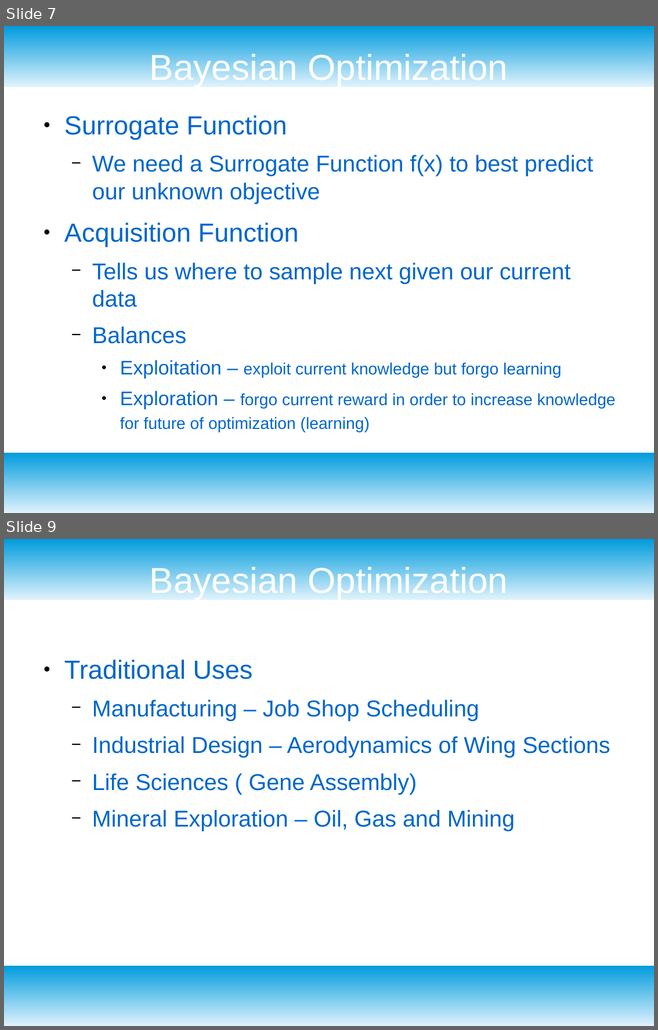
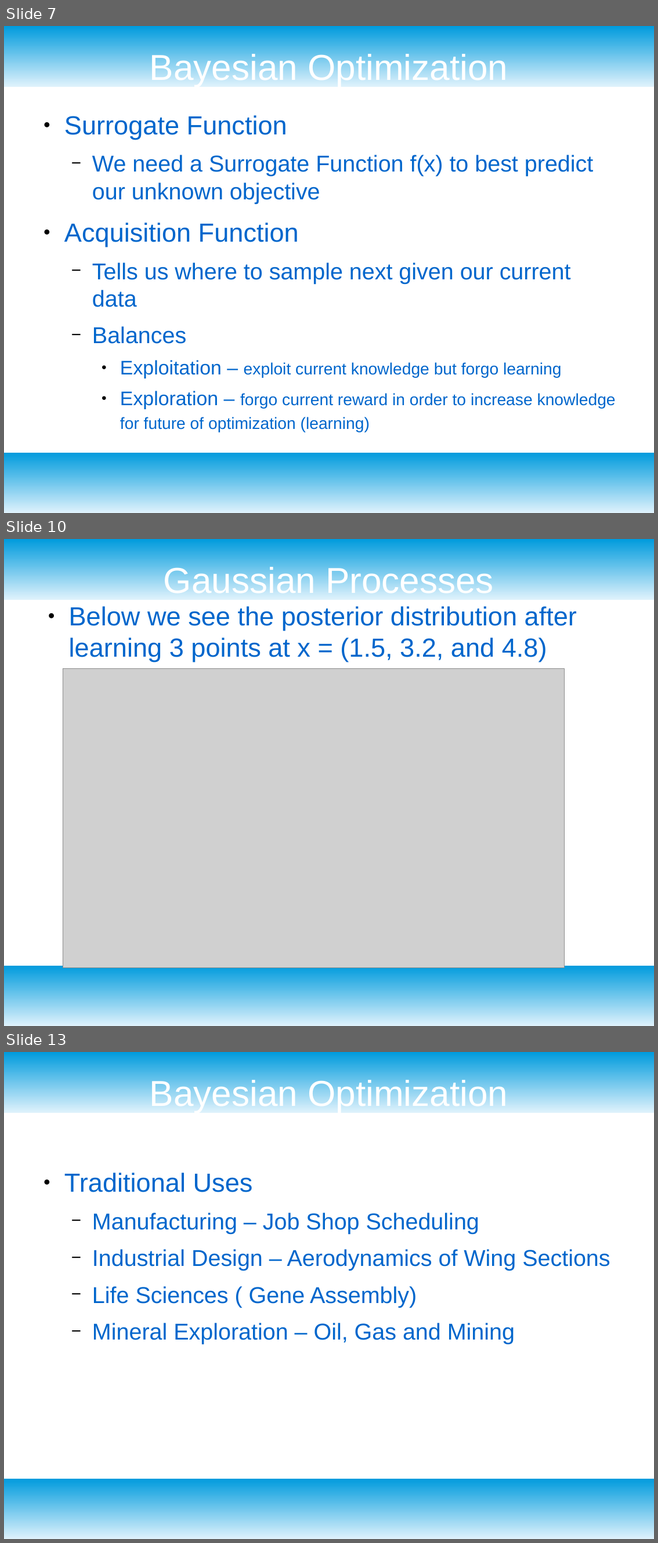
Before and after one commit to dataronio/ThinkfulCapstone, a slide deck: CapstoneDeck.odp. Shown one above the other, each under a label of ours: slides 7 and 9 before the commit, slides 7, 10 and 13 after it; the slides between them are not shown. The pictures are 658x1030 and 658x1543 pixels, drawn with LibreOffice and Linux fonts; fonts in the diff are those of the drawing; grey boxes stand for pictures. Boxes give left, top, right and bottom in pixels: in the first picture for what was removed or moved away, otherwise in the second. Text is boxed around its words. In the diff, an @@ line names an element or a change of style, - is before the commit and + after.

```diff
--- a/CapstoneDeck.odp
+++ b/CapstoneDeck.odp
@@ slide 10 added at (4,539,654,1026), background #FFFFFF; not listed: 2 template elements that a slide beside it also shows @@
@@ title added at (164,565,494,600), 44 pt, text #FFFFFF @@
+Gaussian Processes
@@ text added at (69,606,576,662), 32 pt, text #0066CC @@
+● Below we see the posterior distribution after learning 3 points at x = (1.5, 3.2, and 4.8)
@@ picture added at (63,669,564,968) @@
@@ what was slide 9 is now slide 13 @@
```
Also in this commit, not shown: 3 slides changed, 4 other slides added, 1 slide removed.
